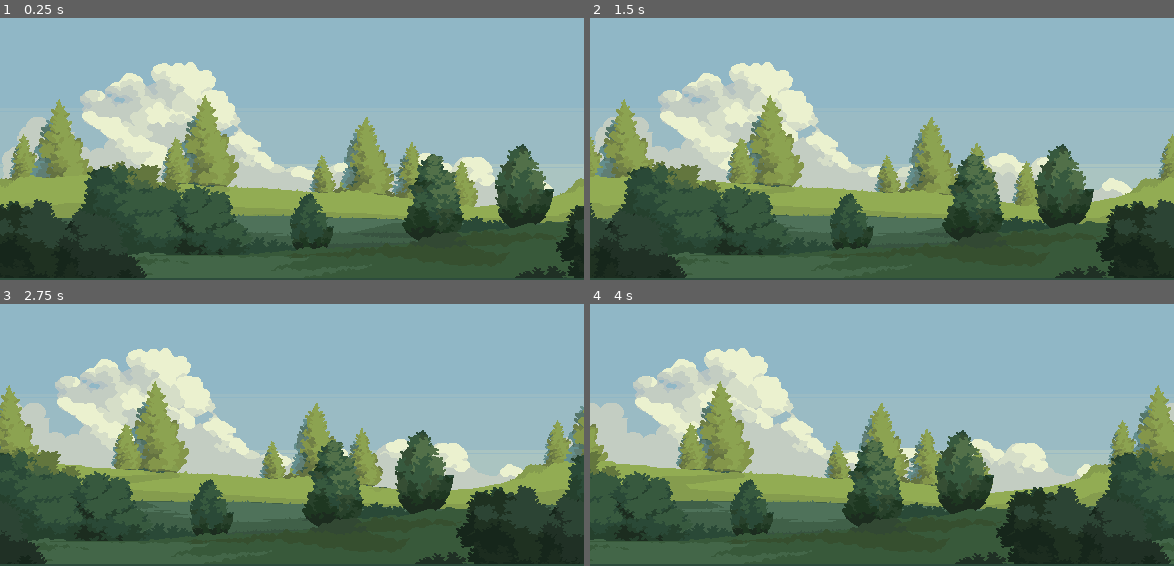
Above: before the commit, frames 1-4 (two rows, left to right).
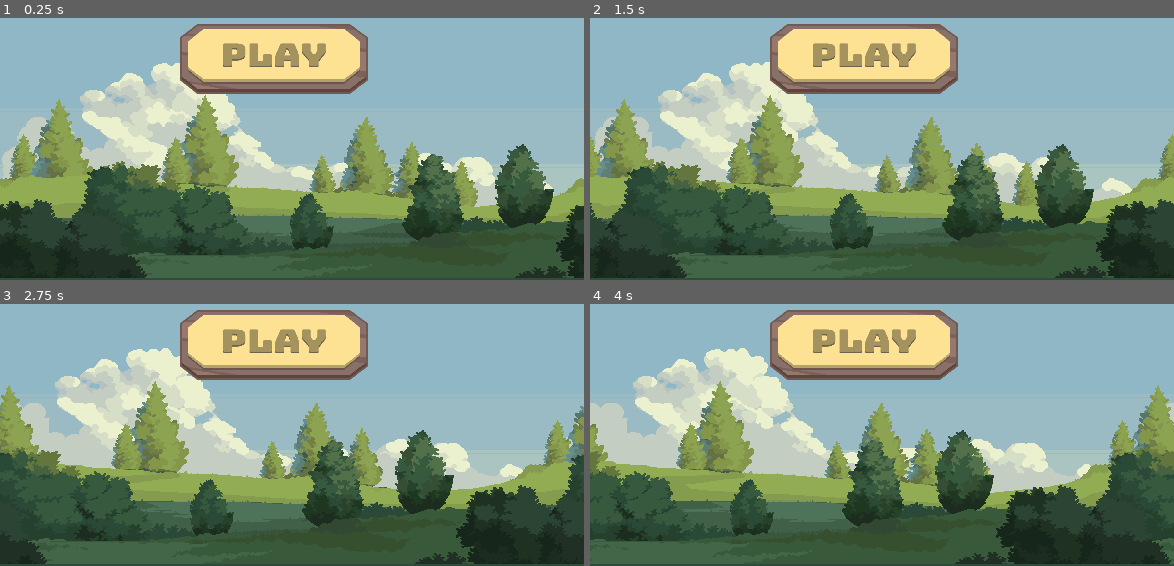
Above: after the commit, the same moments.

Repository: Maxsonin/Mobile-GameDev-Hackatho-IT-Revolution-24
Game: Godot game, scene res://scenes/mainmenu/main_menu.tscn
The game is run twice, just before and just after one commit, with the same random seed, the same clock (stepped at 60 frames per second) and the same inputs.
Inputs:
- Up to frame 1 (0.25 s): no input
- Up to frame 2 (1.5 s): hold D (Right) 0.53-1.28 s; hold Space (space) 0.53-1.28 s; hold S (Down) from 1.28 s (still down); tap Space (space) at 1.35 s
- Up to frame 3 (2.75 s): release S (Down) at 2.03 s; hold D (Right) from 2.03 s (still down); hold Space (space) from 2.03 s (still down)
- Up to frame 4 (4 s): release D (Right) at 2.78 s; release Space (space) at 2.78 s; hold W (Up) 2.78-3.53 s; tap Space (space) at 2.85 s; hold A (Left) from 3.53 s (still down); hold Space (space) from 3.53 s (still down)

The runs differ from the first frame. In frame 1, 8.3% of the frame differs, in the area x 30-64%, y 2-30%; in frame 2, 8.3%; in frame 3, 8.3%; in frame 4, 8.3%.

Commit message:
i want to kill myself

Diff:
--- a/mainCharacter/main_character.tscn
+++ b/mainCharacter/main_character.tscn
@@ -3,6 +3,9 @@
 [ext_resource type="Script" path="res://mainCharacter/main_character.gd" id="1_fi6lc"]
 [ext_resource type="Texture2D" uid="uid://cds7s0ohyya55" path="res://mainCharacter/mainCharacterAssets/player.png" id="2_t6gcb"]
 
+[sub_resource type="RectangleShape2D" id="RectangleShape2D_ni7m4"]
+size = Vector2(10, 14)
+
 [sub_resource type="AtlasTexture" id="AtlasTexture_stb3r"]
 atlas = ExtResource("2_t6gcb")
 region = Rect2(0, 144, 48, 48)
@@ -215,7 +218,7 @@
 }],
 "loop": true,
 "name": &"Right",
-"speed": 7.0
+"speed": 5.0
 }, {
 "frames": [{
 "duration": 1.0,
@@ -239,38 +242,21 @@
 "loop": true,
 "name": &"Up",
 "speed": 5.0
-}, {
-"frames": [{
-"duration": 1.0,
-"texture": SubResource("AtlasTexture_3u6jg")
-}, {
-"duration": 1.0,
-"texture": SubResource("AtlasTexture_0th0n")
-}, {
-"duration": 1.0,
-"texture": SubResource("AtlasTexture_d5l1e")
-}],
-"loop": true,
-"name": &"rip",
-"speed": 5.0
 }]
 
-[sub_resource type="RectangleShape2D" id="RectangleShape2D_ni7m4"]
-size = Vector2(8, 4)
-
 [node name="MainCharacter" type="CharacterBody2D"]
-y_sort_enabled = true
 script = ExtResource("1_fi6lc")
+
+[node name="CollisionShape2D" type="CollisionShape2D" parent="."]
+position = Vector2(0, 4)
+shape = SubResource("RectangleShape2D_ni7m4")
 
 [node name="AnimatedSprite2D" type="AnimatedSprite2D" parent="."]
 scale = Vector2(0.5, 0.5)
 sprite_frames = SubResource("SpriteFrames_vthp0")
-animation = &"Idle"
+animation = &"Right"
 autoplay = "Idle"
-offset = Vector2(0, -15)
-
-[node name="CollisionShape2D" type="CollisionShape2D" parent="."]
-shape = SubResource("RectangleShape2D_ni7m4")
+frame_progress = 0.884278
 
 [node name="Camera2D" type="Camera2D" parent="."]
 process_callback = 0
--- a/scenes/mainmenu/main_menu.tscn
+++ b/scenes/mainmenu/main_menu.tscn
@@ -5,7 +5,7 @@
 [ext_resource type="Texture2D" uid="uid://86g0bkkh6lmp" path="res://img/background/menu/2.png" id="4_s4lm4"]
 [ext_resource type="Texture2D" uid="uid://cvvw2vj4famh1" path="res://img/background/menu/3.png" id="5_y4sq4"]
 [ext_resource type="Texture2D" uid="uid://c2adphgcwlyvg" path="res://img/background/menu/4.png" id="6_qyx4u"]
-[ext_resource type="Texture2D" uid="uid://by400debk8war" path="res://img/buttons/play.png" id="7_0pagw"]
+[ext_resource type="Texture2D" uid="uid://421ep8yef168" path="res://Assets/buttons/play.png" id="7_0pagw"]
 [ext_resource type="Script" path="res://scenes/mainmenu/Control.gd" id="7_wghmq"]
 
 [sub_resource type="RectangleShape2D" id="RectangleShape2D_vc0g1"]
Binary file added: Assets/buttons/play.png
Not shown, added: Assets/buttons/play.png.import
